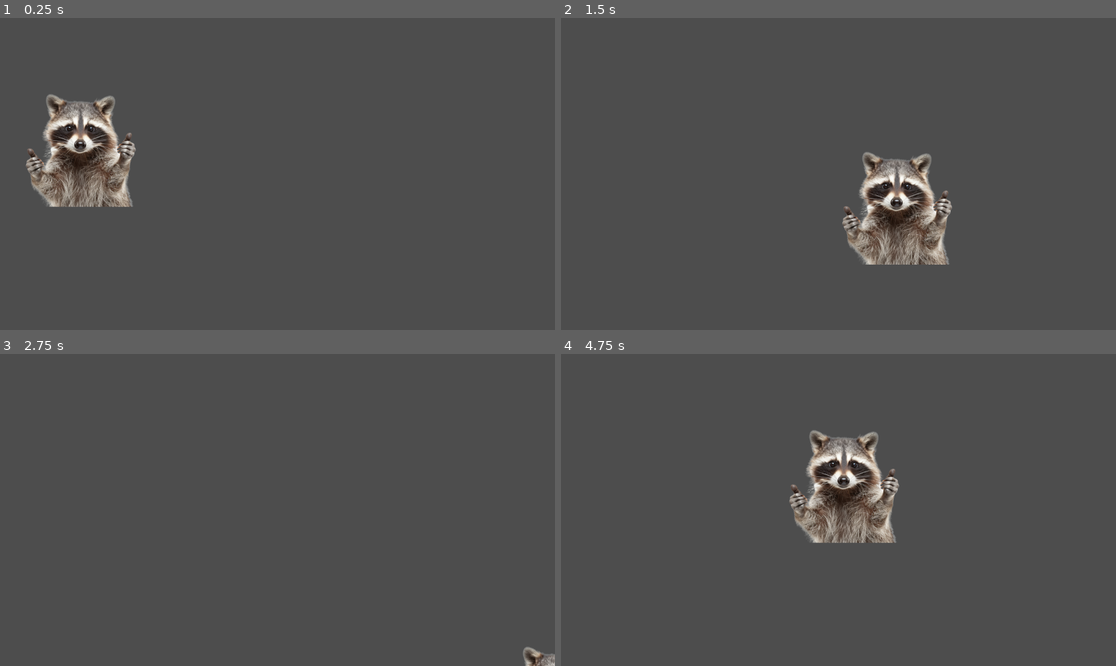
Above: before the commit, frames 1-4 (two rows, left to right).
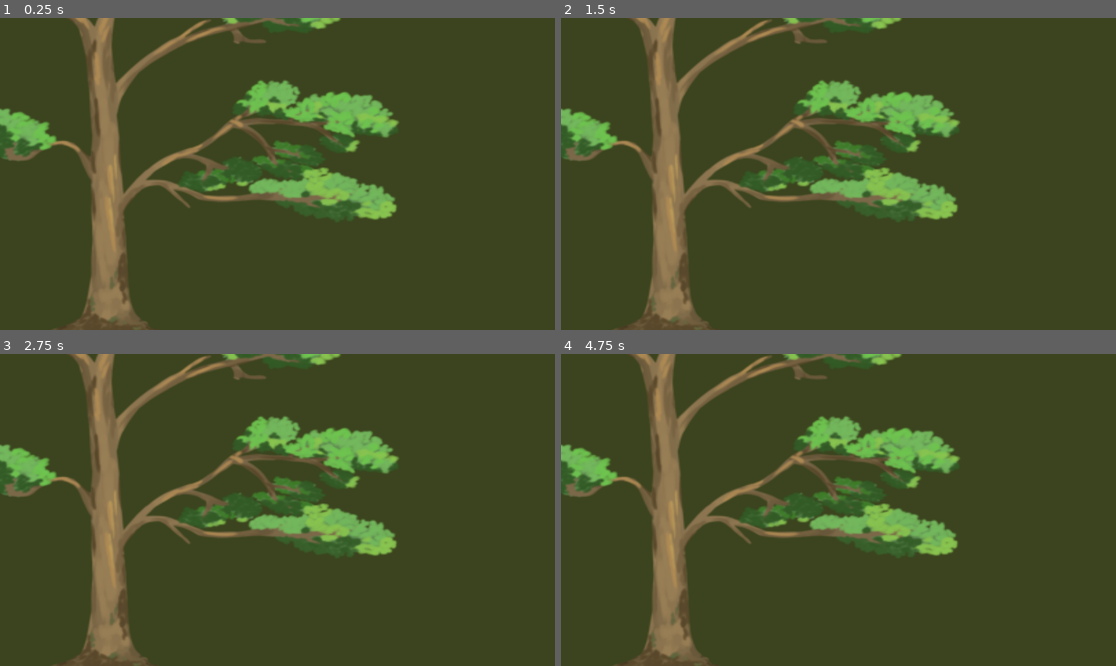
Above: after the commit, the same moments.

Repository: sophiamoree/2d-game
Game: Godot game, scene res://raccoon.tscn
The game is run twice, just before and just after one commit, with the same random seed, the same clock (stepped at 60 frames per second) and the same inputs.
Inputs:
- Up to frame 1 (0.25 s): no input
- Up to frame 2 (1.5 s): tap Enter (ui_accept) at 0.5, 0.77 s; hold Right (ui_right) 0.53-1.28 s; hold Down (ui_down) from 1.28 s (still down)
- Up to frame 3 (2.75 s): tap Enter (ui_accept) at 1.52 s; release Down (ui_down) at 2.03 s; hold Right (ui_right) from 2.03 s (still down)
- Up to frame 4 (4.75 s): release Right (ui_right) at 2.78 s; hold Up (ui_up) 2.78-3.53 s; tap Enter (ui_accept) at 3.02, 3.77, 4.52 s; hold Left (ui_left) from 3.53 s (still down)

The runs differ from the first frame. In frame 1, 99% of the frame differs, in the area x 0-100%, y 0-100%; in frame 2, 99%; in frame 3, 100%; in frame 4, 99%.

Commit message:
Created Main.tscn as the main scene for the project

Diff:
--- /dev/null
+++ b/2dGameProject/Main.tscn
@@ -0,0 +1,16 @@
+[gd_scene load_steps=2 format=3 uid="uid://ddgnxbvouu7ui"]
+
+[ext_resource type="PackedScene" uid="uid://3hkytt0jq1pv" path="res://fahmidasscene.tscn" id="1_glv2v"]
+
+[node name="main" type="Node2D"]
+
+[node name="ColorRect" type="ColorRect" parent="."]
+custom_minimum_size = Vector2(16, 0)
+offset_left = -1273.0
+offset_top = -851.0
+offset_right = 1777.0
+offset_bottom = 1515.0
+color = Color(0.19983333, 0.25, 0.034999996, 0.6862745)
+
+[node name="Node3D" parent="." instance=ExtResource("1_glv2v")]
+transform = Transform3D(1, 0, 0, 0, 0.9999561, -0.009372281, 0, 0.009372281, 0.9999561, 0, 0, 0)
--- /dev/null
+++ b/2dGameProject/fahmidasscene.tscn
@@ -0,0 +1,27 @@
+[gd_scene load_steps=3 format=3 uid="uid://3hkytt0jq1pv"]
+
+[ext_resource type="Texture2D" uid="uid://rjthf2y2x2c4" path="res://tree.png" id="1_iow80"]
+
+[sub_resource type="LabelSettings" id="LabelSettings_loqc4"]
+
+[node name="Node3D" type="Node3D"]
+
+[node name="fahmidas scene" type="Node2D" parent="."]
+
+[node name="Sprite2D" type="Sprite2D" parent="fahmidas scene"]
+position = Vector2(334, 253)
+scale = Vector2(2.8555555, 2.4055555)
+texture = ExtResource("1_iow80")
+
+[node name="Label" type="Label" parent="fahmidas scene"]
+light_mask = 7
+custom_minimum_size = Vector2(16, 0)
+offset_left = -105.0
+offset_top = -256.0
+offset_right = 624.0
+offset_bottom = -159.0
+text = "scene by fahmida
+"
+label_settings = SubResource("LabelSettings_loqc4")
+horizontal_alignment = 1
+vertical_alignment = 1
--- a/2dGameProject/icon.svg
+++ /dev/null
@@ -1 +0,0 @@
-<svg xmlns="http://www.w3.org/2000/svg" width="128" height="128"><rect width="124" height="124" x="2" y="2" fill="#363d52" stroke="#212532" stroke-width="4" rx="14"/><g fill="#fff" transform="translate(12.322 12.322)scale(.101)"><path d="M105 673v33q407 354 814 0v-33z"/><path fill="#478cbf" d="m105 673 152 14q12 1 15 14l4 67 132 10 8-61q2-11 15-15h162q13 4 15 15l8 61 132-10 4-67q3-13 15-14l152-14V427q30-39 56-81-35-59-83-108-43 20-82 47-40-37-88-64 7-51 8-102-59-28-123-42-26 43-46 89-49-7-98 0-20-46-46-89-64 14-123 42 1 51 8 102-48 27-88 64-39-27-82-47-48 49-83 108 26 42 56 81zm0 33v39c0 276 813 276 814 0v-39l-134 12-5 69q-2 10-14 13l-162 11q-12 0-16-11l-10-65H446l-10 65q-4 11-16 11l-162-11q-12-3-14-13l-5-69z"/><path d="M483 600c0 34 58 34 58 0v-86c0-34-58-34-58 0z"/><circle cx="725" cy="526" r="90"/><circle cx="299" cy="526" r="90"/></g><g fill="#414042" transform="translate(12.322 12.322)scale(.101)"><circle cx="307" cy="532" r="60"/><circle cx="717" cy="532" r="60"/></g></svg>
--- a/2dGameProject/project.godot
+++ b/2dGameProject/project.godot
@@ -11,7 +11,11 @@
 [application]
 
 config/name="2d game project"
+HEAD
 run/main_scene="uid://cueev6387s60i"
+
+run/main_scene="uid://ddgnxbvouu7ui"
+ c163d57 (Created Main.tscn as the main scene for the project)
 config/features=PackedStringArray("4.5", "GL Compatibility")
 config/icon="res://icon.svg"
 
Binary file added: 2dGameProject/tree.png
Not shown, changed: 2dGameProject/tree.png.import
